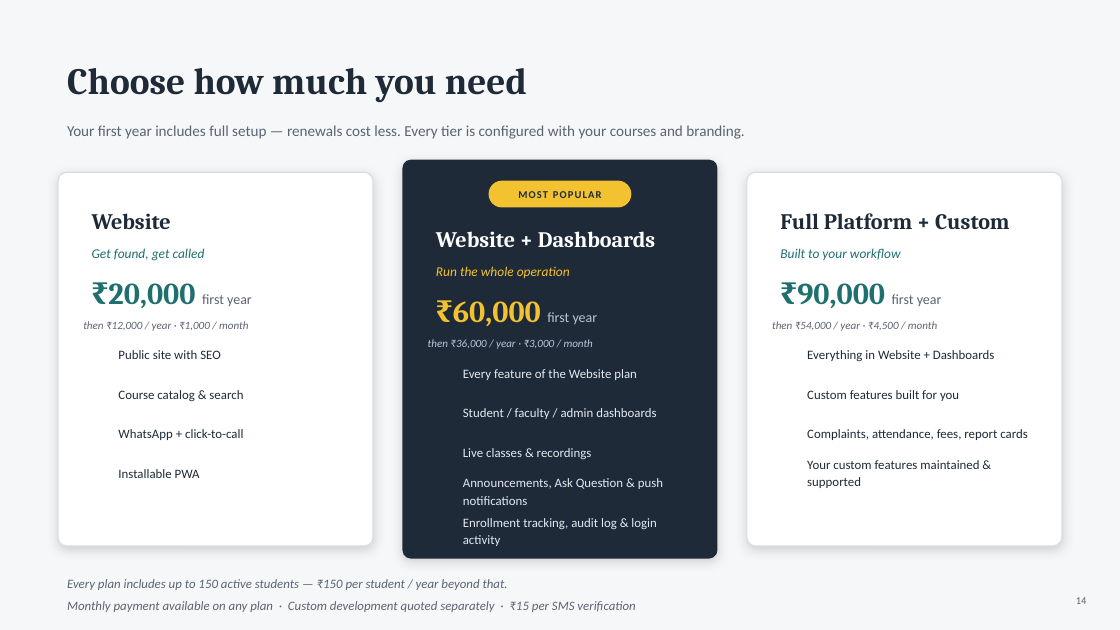
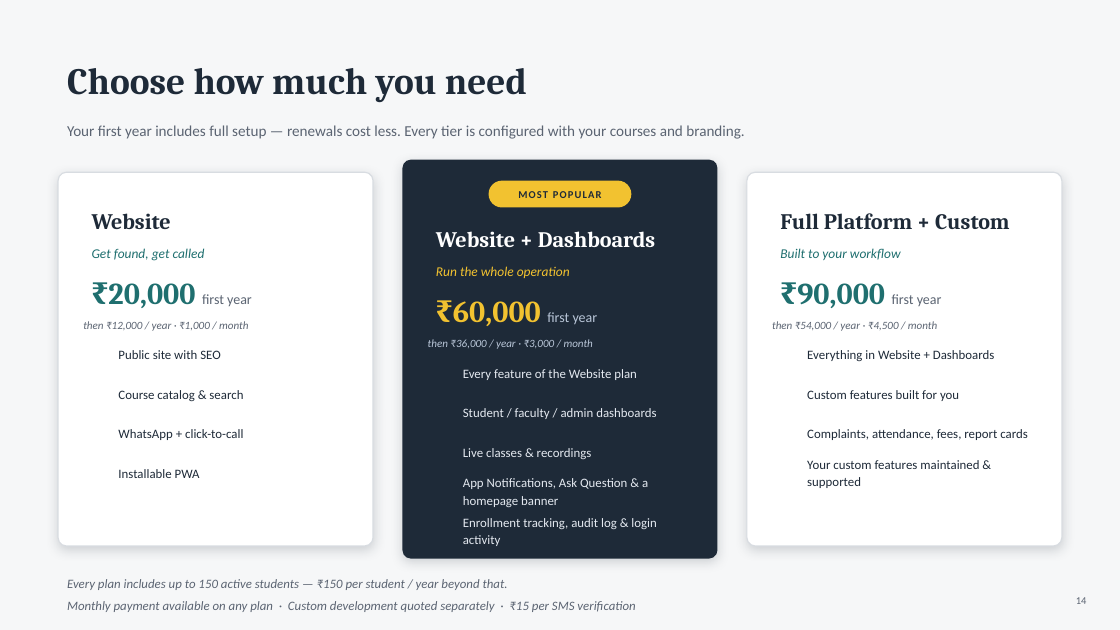
Before and after one commit to lahonsourav/lahonPort, a slide deck: slide 14 of public/files/coaching-management-platform-pitch.pptx. Drawn at 1120x630 pixels with LibreOffice and Linux fonts; fonts in the diff are those of the drawing; background and template pictures are left out. Boxes give left, top, right and bottom in pixels: in the first picture for what was removed or moved away, otherwise in the second. Text is boxed around its words. In the diff, an @@ line names an element or a change of style, - is before the commit and + after.

```diff
--- a/public/files/coaching-management-platform-pitch.pptx
+++ b/public/files/coaching-management-platform-pitch.pptx
@@ text at box(463, 478, 648, 507): text changed @@
-Announcements, Ask Question & push notifications
+App Notifications, Ask Question & a homepage banner
```
Also in this commit, not shown: 2 other slides changed, 2 other files.
